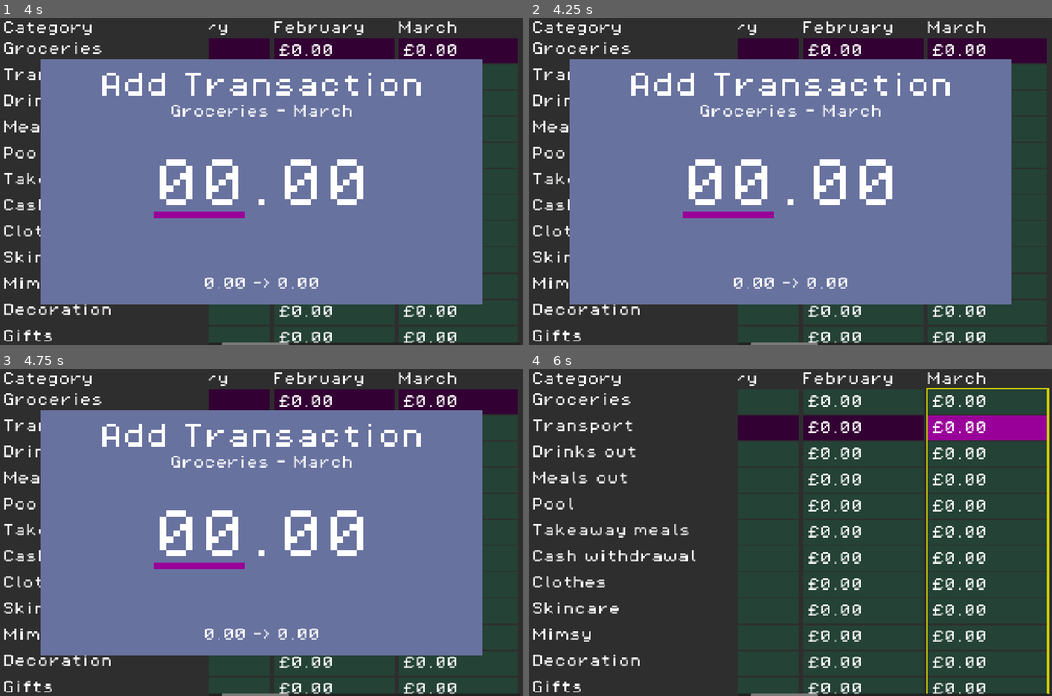
Above: before the commit, frames 1-4 (two rows, left to right).
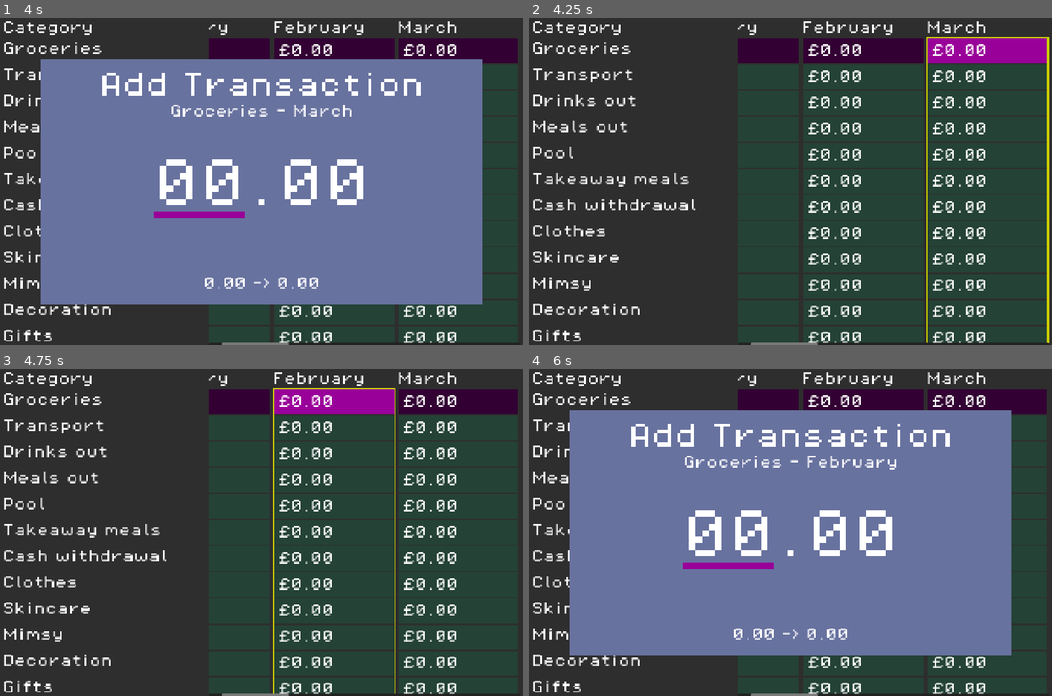
Above: after the commit, the same moments.

Repository: phrasmotica/budget-visualiser
Game: Godot game, scene res://scenes/ui/spreadsheet_ui/spreadsheet_ui.tscn
Two runs of this game, one before a commit and one after it. Both use one fixed random seed, a clock stepped at 60 frames per second and the inputs below.
Inputs (mouse positions are in pixels of both pictures, inside the frame that each line leads up to):
- Up to frame 1 (4 s): tap Enter (ui_accept) at 0.5, 0.77, 1.25, 2, 2.75, 3.5, 3.77 s; move the mouse to (376, 165) at 0.52 s; hold Right (ui_right) 0.53-1.25 s; tap Shift (bulk_modifier) at 0.6 s; click (376, 165) at 0.67 s; drag from (156, 197) to (235, 246) at 1.27 s; move the mouse to (313, 109) at 2.02 s; hold Right (ui_right) 2.03-2.75 s; tap Z at 2.1 s; drag from (235, 246) to (104, 132) at 2.77 s; move the mouse to (418, 230) at 3.52 s; hold Left (ui_left) from 3.53 s (still down); tap Tab at 3.6 s
- Up to frame 2 (4.25 s): keep holding Left (ui_left); tap Escape (ui_cancel) at 4.15 s
- Up to frame 3 (4.75 s): release Left (ui_left) at 4.25 s; drag from (104, 483) to (183, 450) at 4.27 s
- Up to frame 4 (6 s): tap Enter (ui_accept) at 5 s; move the mouse to (816, 532) at 5.02 s; hold Down (ui_down) 5.03-5.75 s; tap V at 5.1 s; click (816, 532) at 5.17 s; drag from (712, 450) to (685, 548) at 5.77 s

Frame 1 is identical in both runs. In frame 2, 65% of the frame differs, in the area x 7-100%, y 5-100%; in frame 3, 65%; in frame 4, 68%.

Commit message:
Press Esc key to cancel the entering of a new transaction

Diff:
--- a/scenes/autoloads/amount_events.gd
+++ b/scenes/autoloads/amount_events.gd
@@ -1,6 +1,10 @@
 extends Node
 
+signal entry_cancelled()
 signal entry_finished(amount: float)
+
+func emit_entry_cancelled() -> void:
+	entry_cancelled.emit()
 
 func emit_entry_finished(amount: float) -> void:
 	entry_finished.emit(amount)
--- a/scenes/ui/amount_entry_modal/states/amount_entry_modal_state_shown.gd
+++ b/scenes/ui/amount_entry_modal/states/amount_entry_modal_state_shown.gd
@@ -33,6 +33,9 @@
 	if Input.is_action_just_released("ui_focus_next"):
 		_appearance.switch_amount_edits()
 
+	if Input.is_action_just_released("ui_cancel"):
+		_cancel()
+
 	if Input.is_action_just_released("ui_accept"):
 		_finish()
 
@@ -42,6 +45,13 @@
 
 	var minor_amount := int(100 * (amount - int(amount)))
 	_totaller.set_minor(minor_amount)
+
+func _cancel() -> void:
+	print("Cancelling amount entry")
+
+	AmountEvents.emit_entry_cancelled()
+
+	_to_hidden()
 
 func _finish() -> void:
 	var final_amount := _totaller.compute_total()
--- a/scenes/ui/spreadsheet_ui/states/spreadsheet_ui_state_disabled.gd
+++ b/scenes/ui/spreadsheet_ui/states/spreadsheet_ui_state_disabled.gd
@@ -7,9 +7,17 @@
 	_year_grid.disable()
 
 	SignalHelper.once(
+		AmountEvents.entry_cancelled,
+		_on_entry_cancelled
+	)
+
+	SignalHelper.once(
 		AmountEvents.entry_finished,
 		_on_entry_finished
 	)
+
+func _on_entry_cancelled() -> void:
+	transition_state(SpreadsheetUI.State.IDLE)
 
 func _on_entry_finished(amount: float) -> void:
 	var state_data := SpreadsheetUIStateData.build() \
